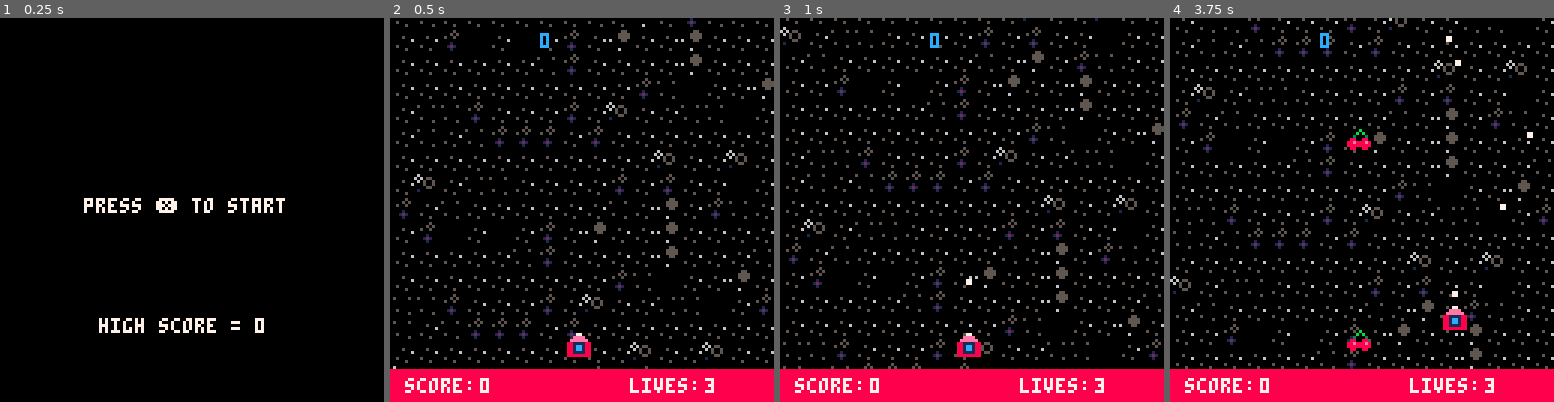
Above: before the commit, frames 1-4 (left to right).
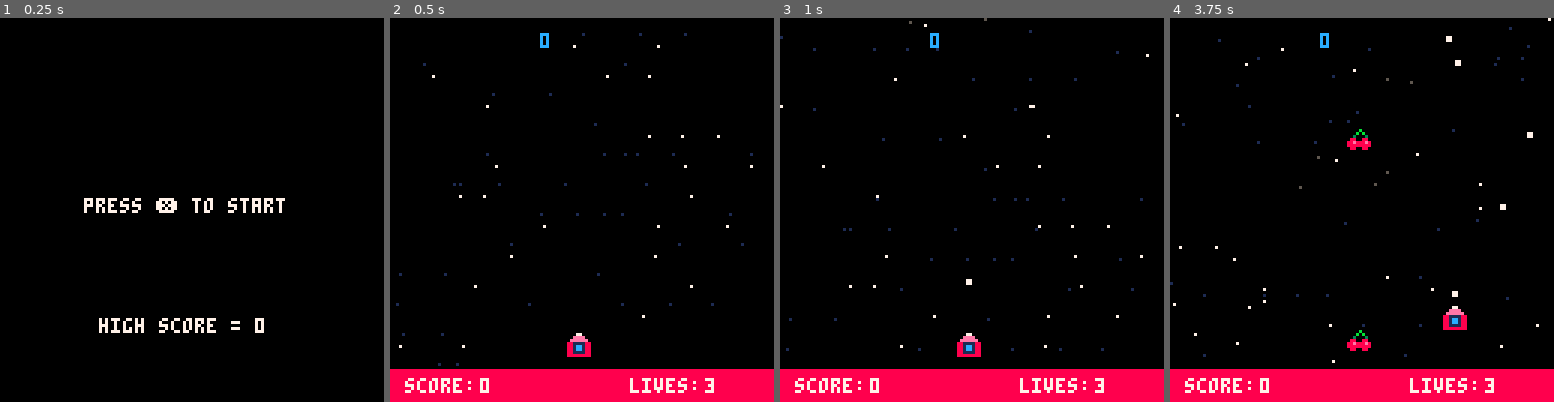
Above: after the commit, the same moments.

Repository: kris-pearman/Space-Fluff
Game: PICO-8 cartridge game.p8
Two runs of this game, one before a commit and one after it. Both use one fixed random seed, a clock stepped at 60 frames per second and the inputs below.
Inputs:
- Up to frame 1 (0.25 s): no input
- Up to frame 2 (0.5 s): tap X (X key) at 0.33 s
- Up to frame 3 (1 s): tap O (Z key) at 0.7 s
- Up to frame 4 (3.75 s): tap X (X key) at 1.07, 1.85, 2.97 s; hold Right 1.6-2.1 s; tap O (Z key) every 0.4 s from 1.7 to 3.7 s; hold Up 2.15-2.42 s; hold Right 2.47-3.03 s; hold Left 3.08-3.58 s; hold Down from 3.63 s (still down)

Frame 1 is identical in both runs. In frame 2, 7.7% of the frame differs, in the area x 0-100%, y 0-92%; in frame 3, 7.7%; in frame 4, 7.8%.

Commit message:
Stripped out old background and replaced with new procedural star background.

Diff:
--- a/game.p8
+++ b/game.p8
@@ -33,6 +35,23 @@
     background_tile_2_offset = 0
     enemy_bullets = {}
     invuln_timer = 0
+
+    for i=1,256 do
+        local background_star = {}
+        background_star.x = flr(rnd(256)) - 128
+        background_star.y = i%24*10-10
+        background_star.speed = flr(rnd(2))+1
+        if background_star.speed == 1 then
+            background_star.color = white
+        else
+            if background_star.speed == 2 then
+                background_star.color = dark_blue
+            else
+                background_star.color = dark_gray
+            end
+        end
+        add(background_array, background_star)
+    end
 end
 
 function _update60()
@@ -48,6 +67,7 @@
             enemy_projectiles()
             player_collision_with_ship()
             check_event_timeline()
+            move_background()
             cur_frame += 1
             if player.invulnerable then
                 if invuln_timer > 1 then
@@ -412,30 +432,32 @@
 --drawing
 
 function draw_background ()
-    for x=0,15 do
-        for y=0,15 do
-            if background_initialised == 0 then
-                background_array[(x*16)+y]=flr(rnd(18))+1
-            end
-            spr(star_array[background_array[(x*8)+y]], x*8, ((y*8)+background_tile_1_offset)-128)
-            spr(star_array[background_array[(x*8)+y]], x*8, ((y*8)+background_tile_2_offset)-128)
-        end
-    end
---- 256 as tile covers twice screen height
-    if background_tile_1_offset < 256 then
-        background_tile_1_offset += 0.5
-    else
-        background_tile_1_offset = 0
-    end
-
-    if background_tile_2_offset < 256 then
-        background_tile_2_offset += 0.5
-    else
-        background_tile_2_offset = 0
-    end
-
-    background_initialised = 1
-    end
+    for background_star in all(background_array) do
+        pset(background_star.x,background_star.y,background_star.color)
+    end
+end
+
+function move_background()
+        for background_star in all(background_array) do
+            if cur_frame % background_star.speed == 0 then
+                background_star.y += 1
+                if background_star.y > 128 then
+                    background_star.y = -8-flr(rnd(128))
+                    background_star.speed = flr(rnd(3)) + 1
+                    background_star.x = flr(rnd(256)) - 129
+                    if background_star.speed == 1 then
+                        background_star.color = white
+                    else
+                        if background_star.speed == 2 then
+                            background_star.color = dark_blue
+                        else
+                            background_star.color = dark_gray
+                        end
+                    end
+            end
+        end
+    end
+end
 
     function draw_enemy_projectiles()
         for enemy_bullet in all(enemy_bullets) do
